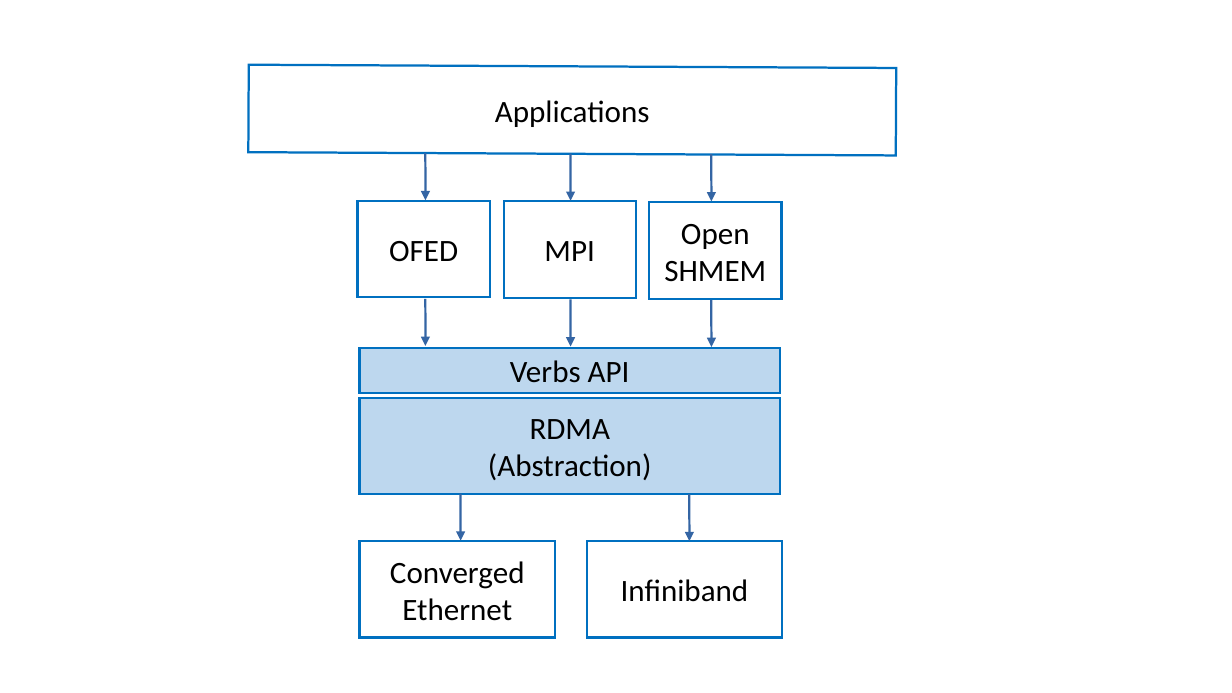
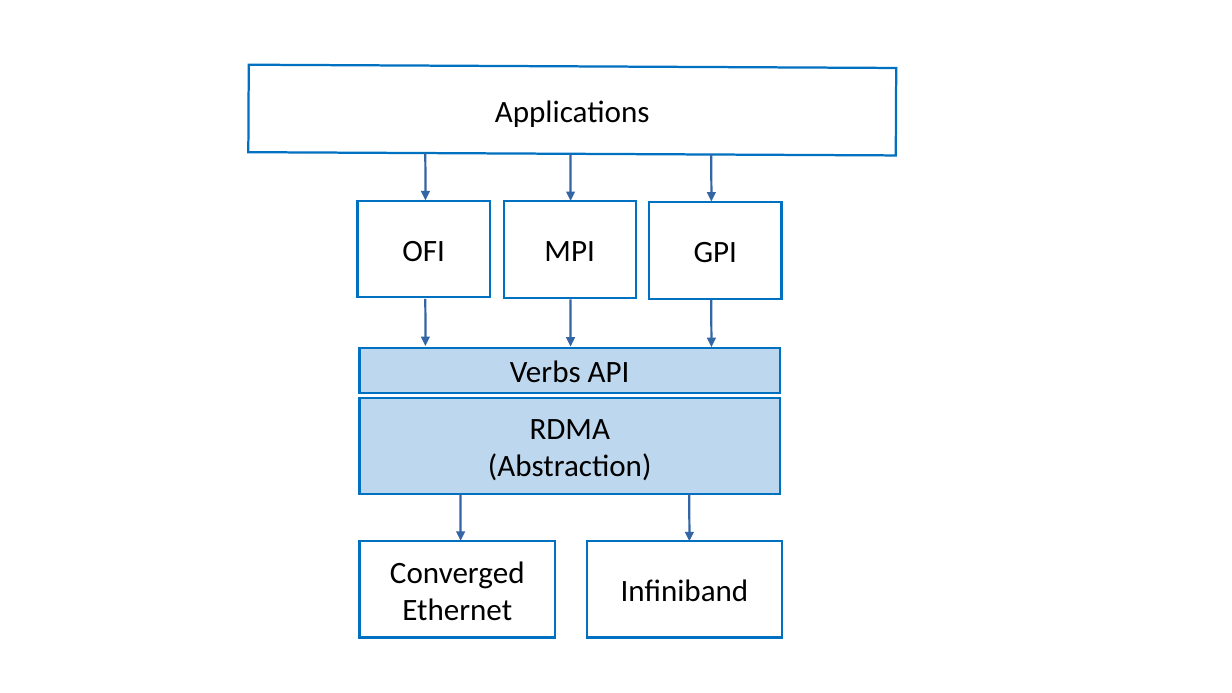
Before and after one commit to SystemsApproach/7E, a slide deck: slide 5 of message/figures/message.odp. Drawn at 1232x693 pixels with LibreOffice and Linux fonts; fonts in the diff are those of the drawing. Boxes give left, top, right and bottom in pixels: in the first picture for what was removed or moved away, otherwise in the second. Text is boxed around its words. In the diff, an @@ line names an element or a change of style, - is before the commit and + after.

Commit message:
replace SHMEM with GPI

```diff
--- a/message/figures/message.odp
+++ b/message/figures/message.odp
@@ text in freeform shape at <box>402,241,445,262</box>: text changed @@
-OFED
+OFI
@@ text in freeform shape at <box>694,242,737,263</box>: text changed @@
-Open
-SHMEM
+GPI
```
Also in this commit, not shown: 5 other files.
